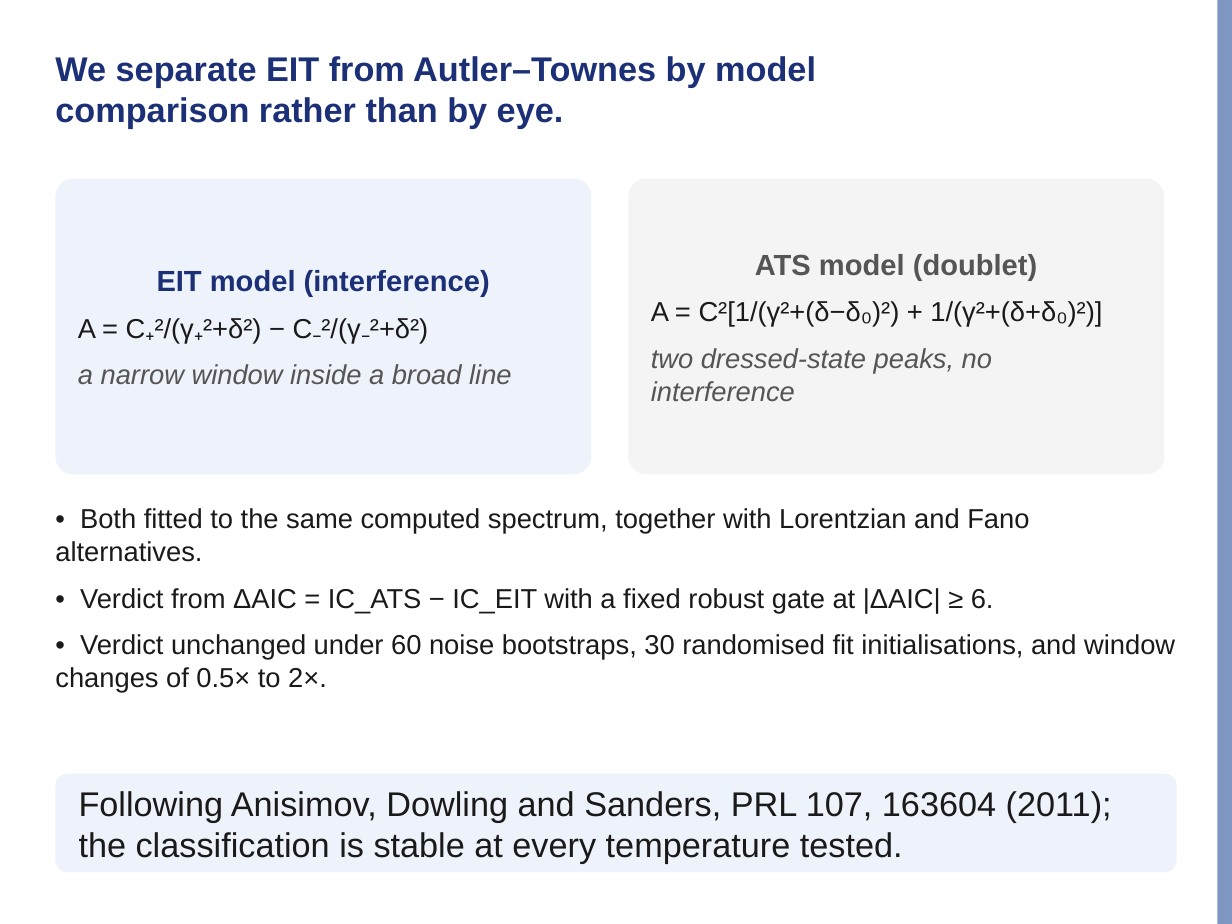
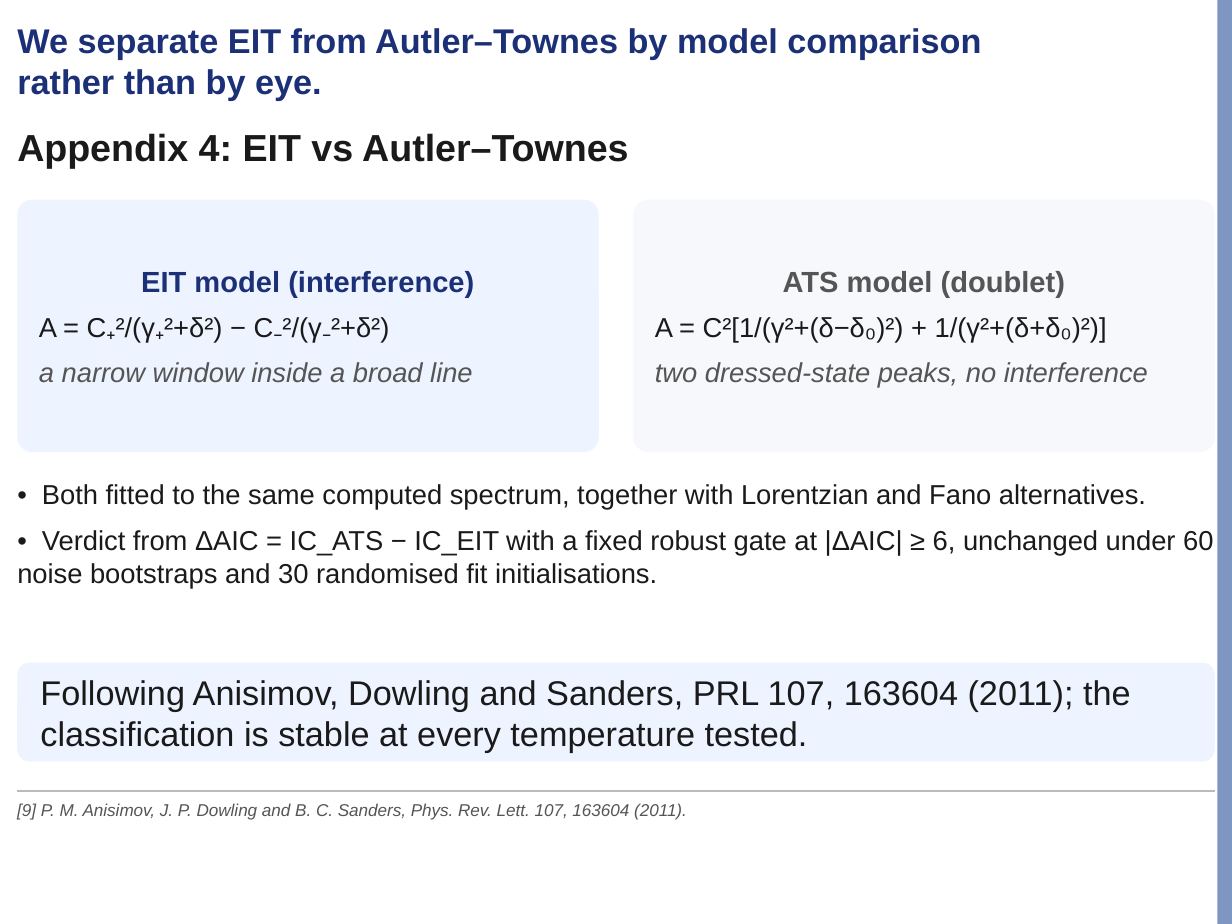
Before and after one commit to Risei412/NV-EIT-space, a slide deck: slide 25 of presentations/lab_seminar/nv_eit_seminar.pptx. Drawn at 1232x924 pixels with LibreOffice and Linux fonts; fonts in the diff are those of the drawing; background and template pictures are left out. Boxes give left, top, right and bottom in pixels: in the first picture for what was removed or moved away, otherwise in the second. Text is boxed around its words. In the diff, an @@ line names an element or a change of style, - is before the commit and + after.

```diff
--- a/presentations/lab_seminar/nv_eit_seminar.pptx
+++ b/presentations/lab_seminar/nv_eit_seminar.pptx
@@ text "We separate EIT from Autler–Townes ..." rewrapped from bbox=[55, 56, 816, 129] to bbox=[17, 28, 981, 101] @@
@@ text added at bbox=[17, 133, 628, 169], 22 pt, text #1A1A1A, bold @@
+Appendix 4: EIT vs Autler–Townes
@@ rounded rectangle "EIT model (interference)": place and size @@
-rounded rectangle "EIT model (interference)" at bbox=[55, 179, 591, 474]
+rounded rectangle "EIT model (interference)" at bbox=[17, 200, 599, 452]
@@ rounded rectangle "EIT model (interference)" at bbox=[17, 200, 599, 452]: fill #EEF2FA to #EEF4FF @@
@@ rounded rectangle "ATS model (doublet)": place and size @@
-rounded rectangle "ATS model (doublet)" at bbox=[628, 179, 1164, 474]
+rounded rectangle "ATS model (doublet)" at bbox=[633, 200, 1215, 452]
@@ rounded rectangle "ATS model (doublet)" at bbox=[633, 200, 1215, 452]: fill #F4F4F4 to #F6F8FC @@
@@ text in rounded rectangle at bbox=[39, 317, 472, 383]: less space between paragraphs @@
@@ text in rounded rectangle at bbox=[655, 317, 1148, 388]: less space between paragraphs @@
@@ text "• Both fitted to the ...": place and size @@
-text "• Both fitted to the ..." at bbox=[55, 508, 1175, 693]
+text "• Both fitted to the ..." at bbox=[17, 484, 1213, 589]
@@ text at bbox=[17, 530, 1213, 589]: text changed @@
-• Verdict from ΔAIC = IC_ATS − IC_EIT with a fixed robust gate at |ΔAIC| ≥ 6.
-• Verdict unchanged under 60 noise bootstraps, 30 randomised fit initialisations, and window changes of 0.5× to 2×.
+• Verdict from ΔAIC = IC_ATS − IC_EIT with a fixed robust gate at |ΔAIC| ≥ 6, unchanged under 60 noise bootstraps and 30 randomised fit initialisations.
@@ rounded rectangle "Following Anisimov, Dowling and Sanders, ..." at bbox=[17, 663, 1215, 761]: fill #EEF2FA to #EEF4FF @@
@@ rounded rectangle "Following Anisimov, Dowling and Sanders, ...": place and size @@
-rounded rectangle "Following Anisimov, Dowling and Sanders, ..." at bbox=[55, 774, 1177, 872]
+rounded rectangle "Following Anisimov, Dowling and Sanders, ..." at bbox=[17, 663, 1215, 761]
@@ line added from (17, 791) to (1215, 791), #BBBBBB 0.75 pt @@
@@ text added at bbox=[17, 803, 687, 820], 10 pt, text #555555, italic @@
+[9] P. M. Anisimov, J. P. Dowling and B. C. Sanders, Phys. Rev. Lett. 107, 163604 (2011).
```
Also in this commit, not shown: 20 other slides changed, 1 slide added, 1 slide removed, 13 other files.
